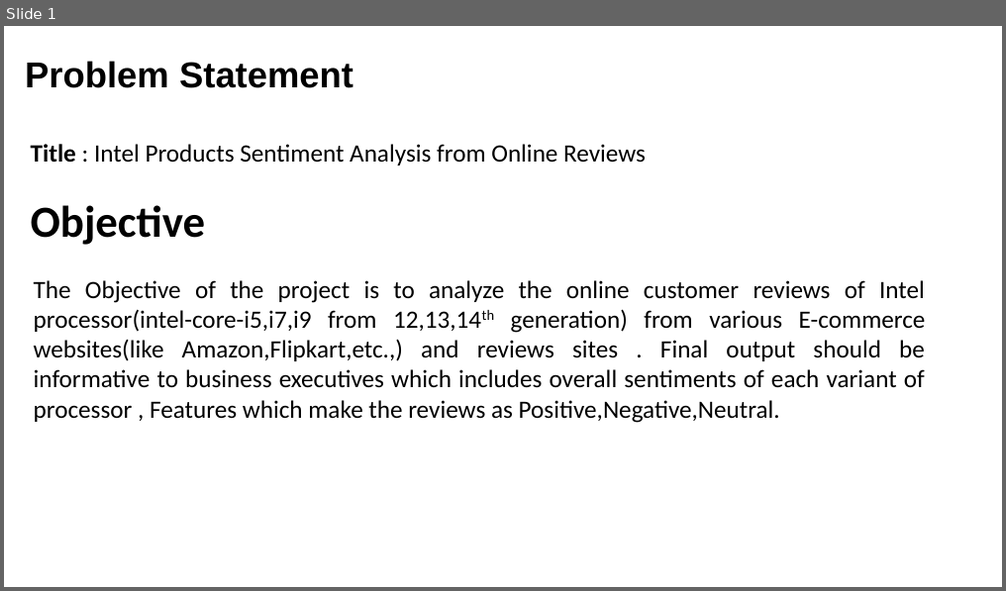
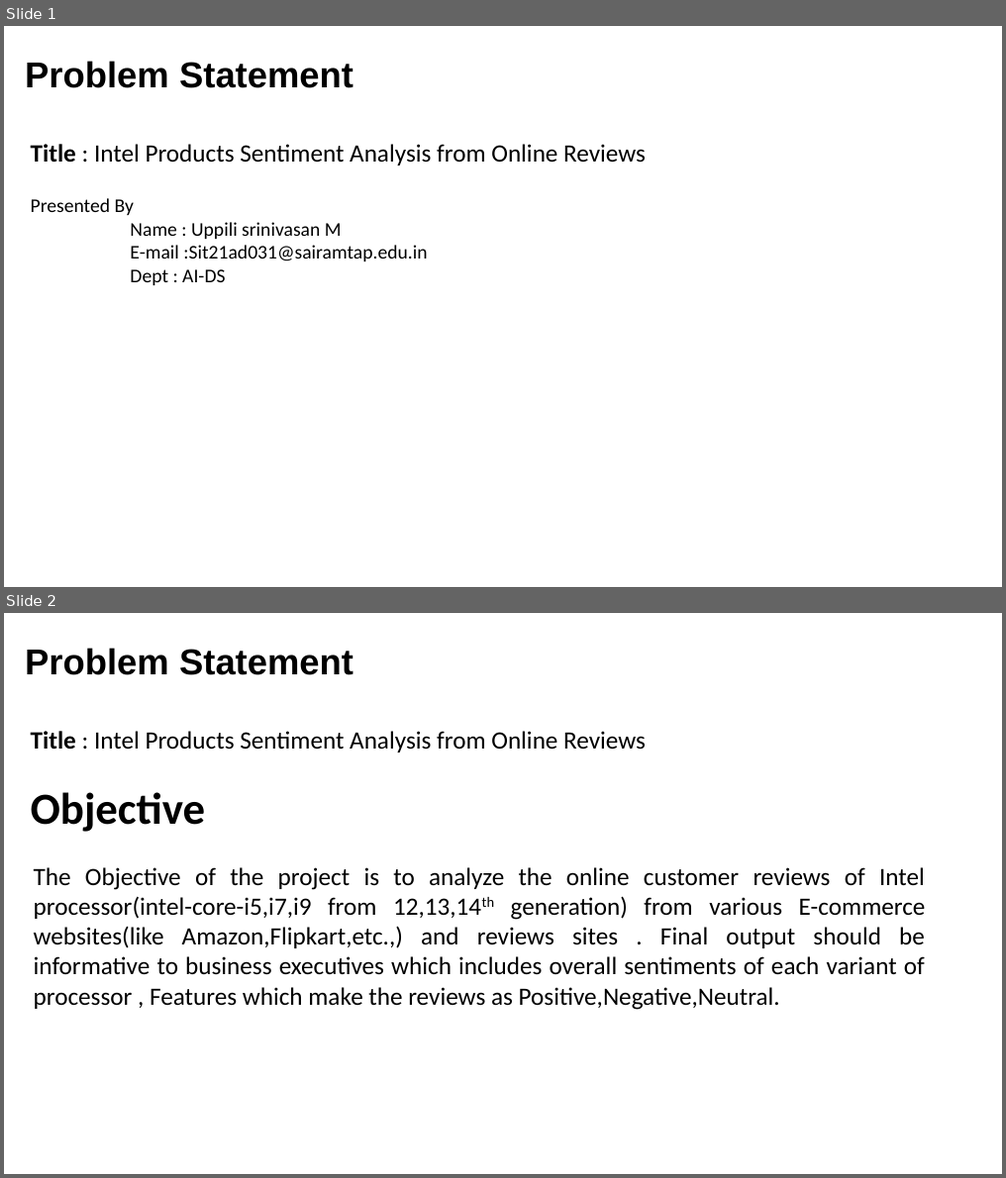
Before and after one commit to UPPILISRINI/Sentiment_Analysis_intel_products, a slide deck: Intel Unnati _ Idea Submission PPT.pptx. Shown one above the other, each under a label of ours: slide 1 before the commit, slides 1 and 2 after it. The pictures are 1006x591 and 1006x1178 pixels, drawn with LibreOffice and Linux fonts; fonts in the diff are those of the drawing; background and template pictures are left out. Boxes give left, top, right and bottom in pixels: in the first picture for what was removed or moved away, otherwise in the second. Text is boxed around its words. In the diff, an @@ line names an element or a change of style, - is before the commit and + after.

Commit message:
Second commit

```diff
--- a/Intel Unnati _ Idea Submission PPT.pptx
+++ b/Intel Unnati _ Idea Submission PPT.pptx
@@ slide 1 added at box(4, 26, 1002, 587), background #FFFFFF @@
@@ title added at box(25, 61, 353, 88), 26 pt, text #000000, bold @@
+Problem Statement
@@ text added at box(31, 144, 646, 166), 18 pt, text #000000 @@
+Title : Intel Products Sentiment Analysis from Online Reviews
@@ text added at box(31, 198, 427, 285), 14 pt, text #000000 @@
+Presented By
+Name : Uppili srinivasan M
+E-mail :Sit21ad031@sairamtap.edu.in
+Dept : AI-DS
@@ what was slide 1 is now slide 2 @@
```
